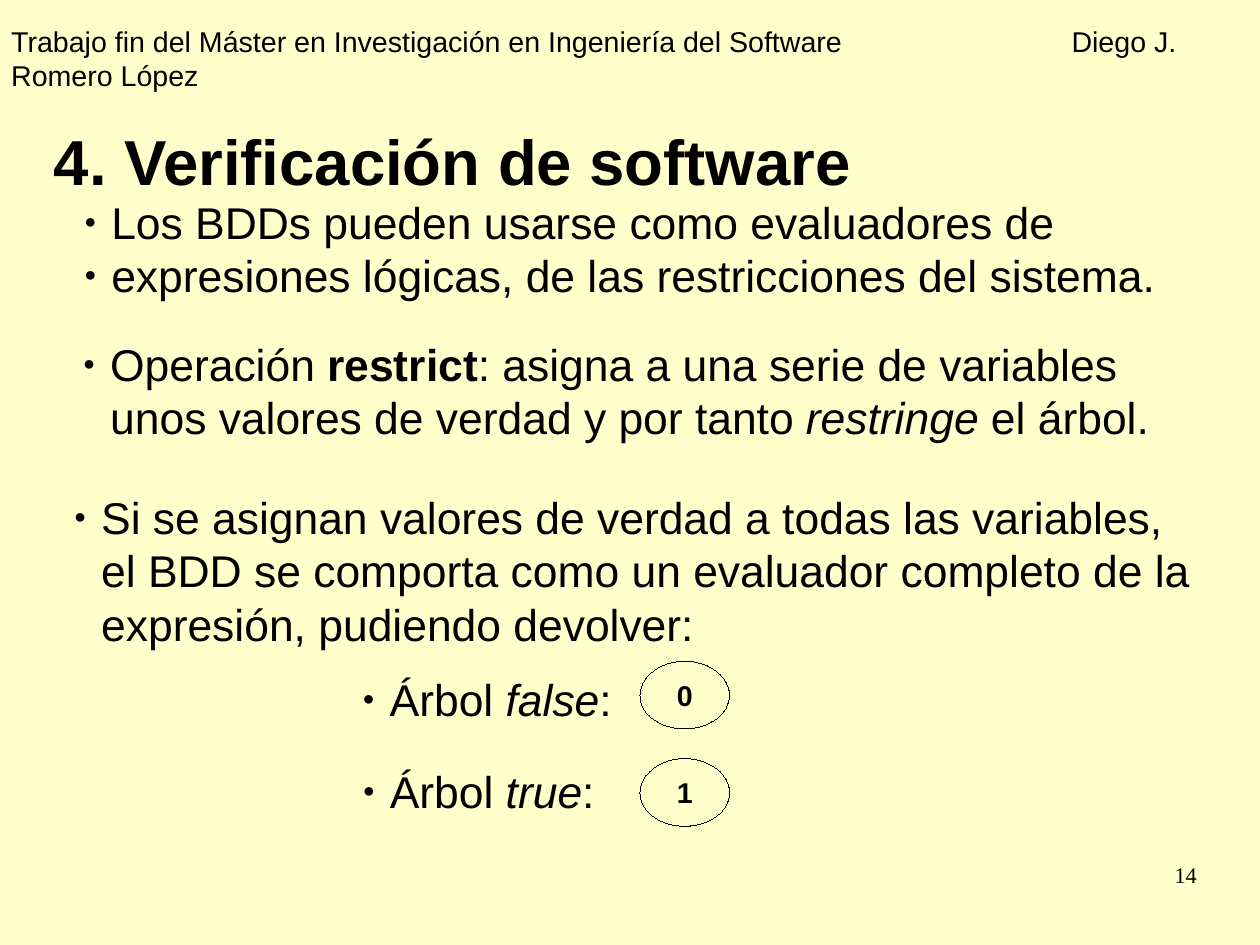
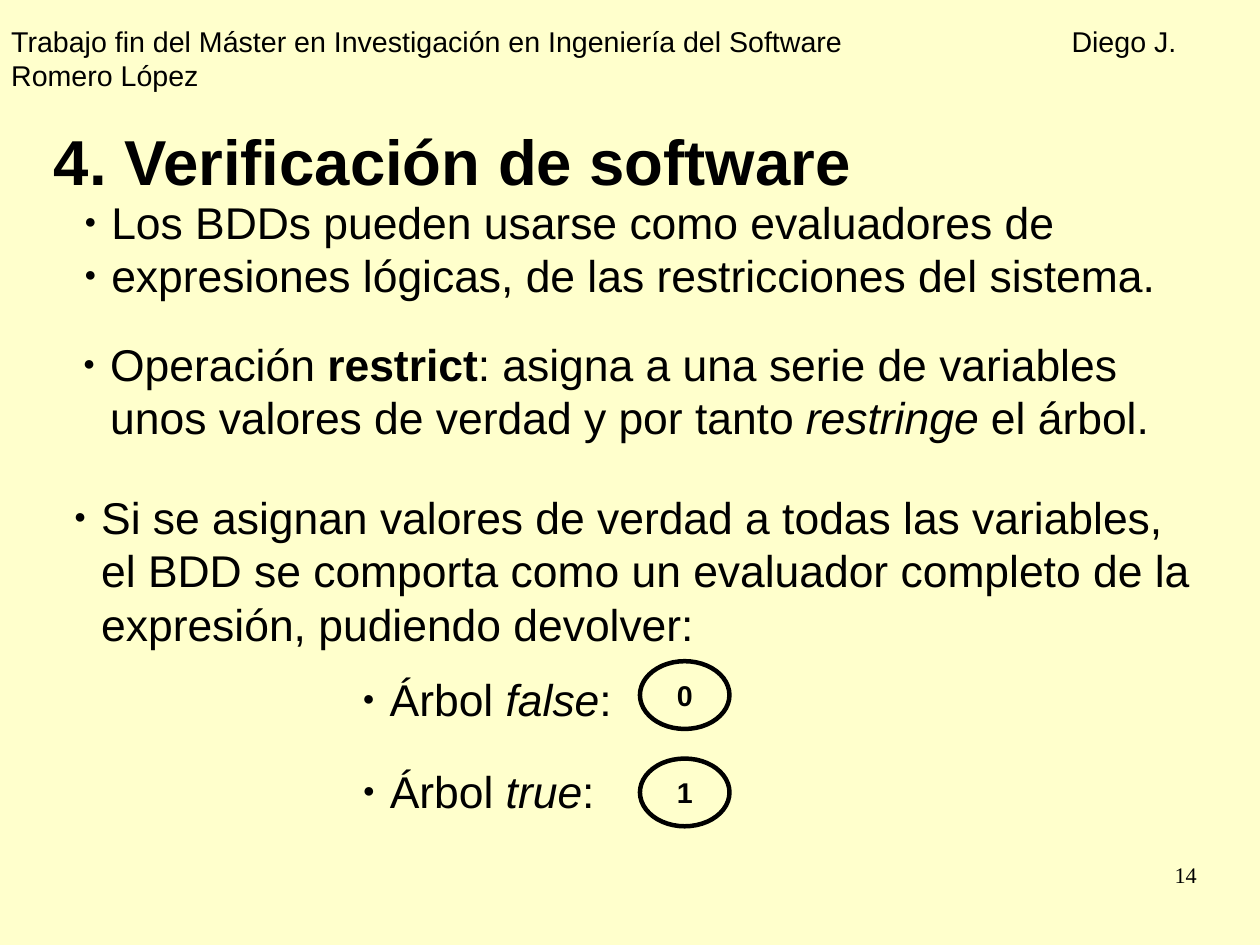
Before and after one commit to diegojromerolopez/djbdd, a slide deck: slide 14 of doc/presentacion.odp. Drawn at 1260x945 pixels with LibreOffice and Linux fonts; fonts in the diff are those of the drawing. Boxes give left, top, right and bottom in pixels: in the first picture for what was removed or moved away, otherwise in the second. Text is boxed around its words. In the diff, an @@ line names an element or a change of style, - is before the commit and + after.

Commit message:
Last version of presentation

```diff
--- a/doc/presentacion.odp
+++ b/doc/presentacion.odp
@@ ellipse "0" at [640,661,729,728]: outline #000000 0 pt to #000000 2.83 pt @@
@@ ellipse "1" at [640,759,729,827]: outline #000000 0 pt to #000000 2.83 pt @@
```
Also in this commit, not shown: 1 other slide changed, 1 other file.
